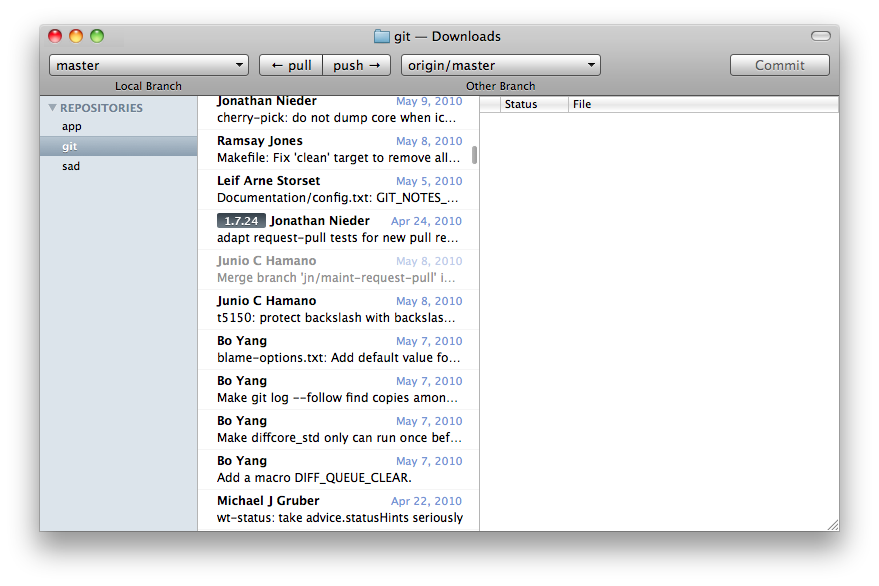
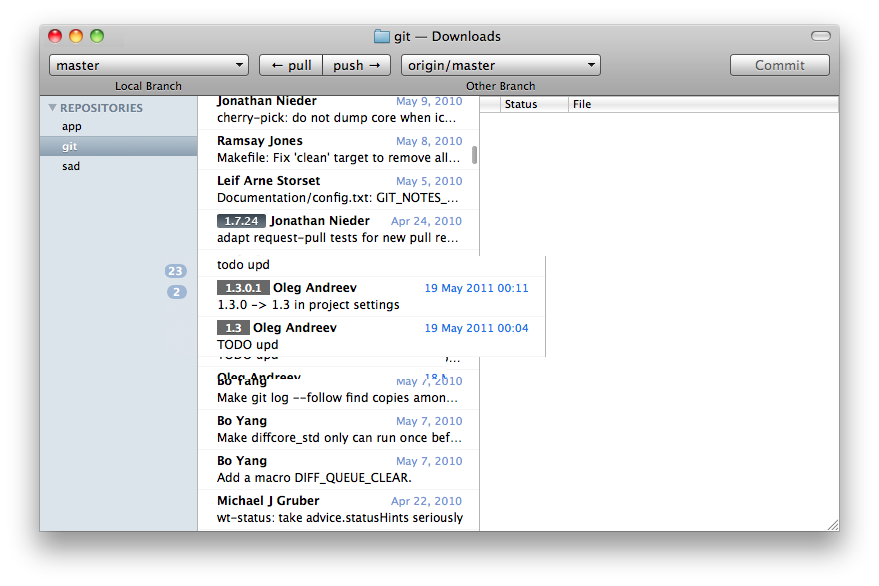
The second w=879, h=586 image is a revision of the first. Changes to its layers:
added layer "Layer 2" above "Layer 1" over [165, 256, 546, 357]
added layer "Layer 1" above "badge tag" over [198, 280, 446, 379]
painted on "Shape 1 copy 2" over [217, 213, 266, 216]
